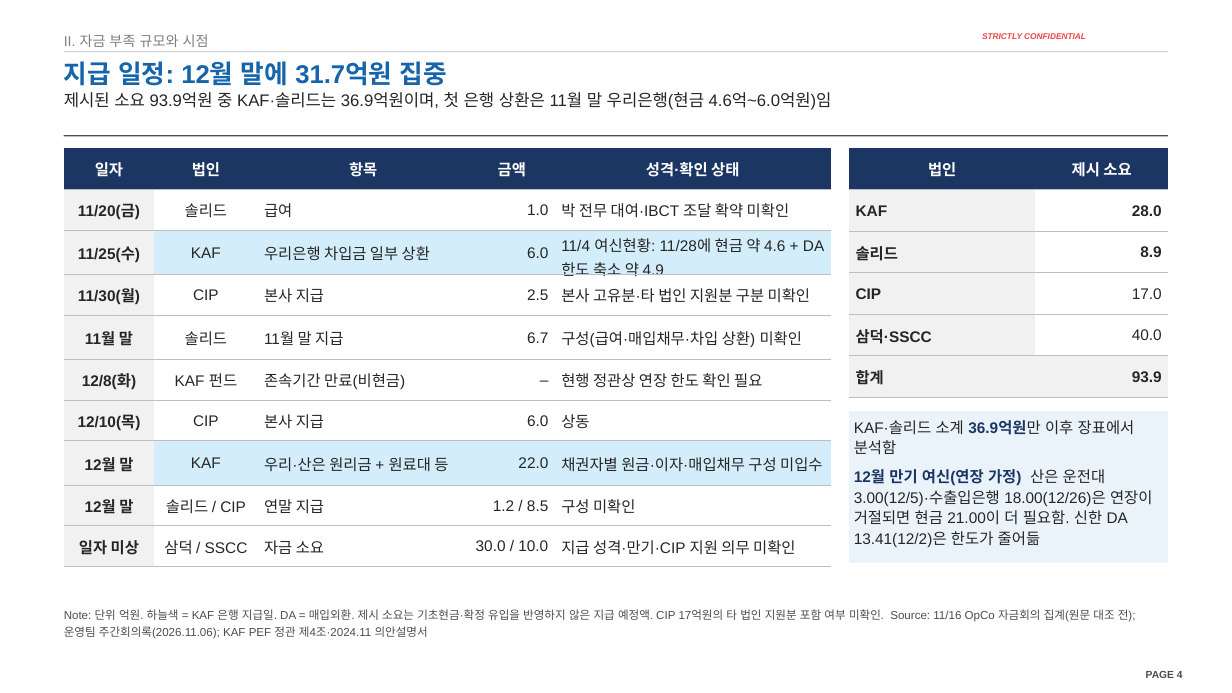
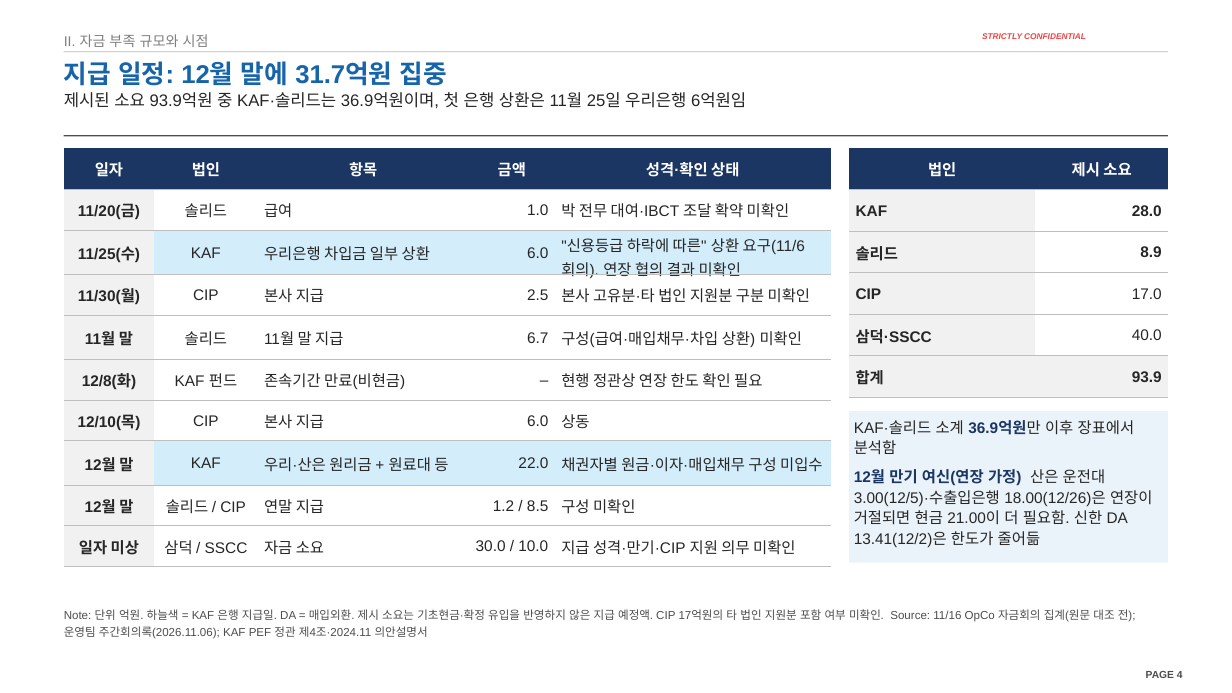
Before and after one commit to jogyesung/GS-Secretary, a slide deck: slide 4 of outputs/CIP_KAF_솔리드_자금조달차질_시나리오_20261118.pptx. Drawn at 1232x693 pixels with LibreOffice and Linux fonts; fonts in the diff are those of the drawing; background and template pictures are left out. Boxes give left, top, right and bottom in pixels: in the first picture for what was removed or moved away, otherwise in the second. Text is boxed around its words. In the diff, an @@ line names an element or a change of style, - is before the commit and + after.

```diff
--- a/outputs/CIP_KAF_솔리드_자금조달차질_시나리오_20261118.pptx
+++ b/outputs/CIP_KAF_솔리드_자금조달차질_시나리오_20261118.pptx
@@ text at [64, 92, 746, 108]: text changed @@
-제시된 소요 93.9억원 중 KAF·솔리드는 36.9억원이며, 첫 은행 상환은 11월 말 우리은행(현금 4.6억~6.0억원)임
+제시된 소요 93.9억원 중 KAF·솔리드는 36.9억원이며, 첫 은행 상환은 11월 25일 우리은행 6억원임
@@ table at [64, 148, 830, 559] @@
@@ row 3, column 5: "11/4 여신현황: 11/28에 현금 약 4.6 + DA 한도 축소 약 4.9" to ""신용등급 하락에 따른" 상환 요구(11/6 회의). 연장 협의 결과 미확인" @@
```
Also in this commit, not shown: 6 other slides changed, 1 other file.
